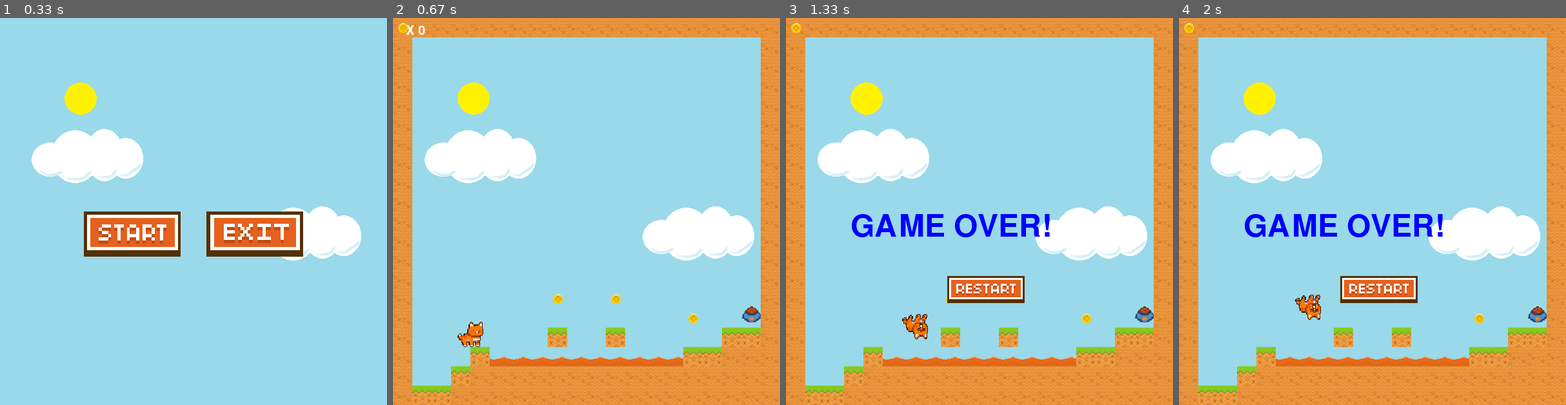
Above: before the commit, frames 1-4 (left to right).
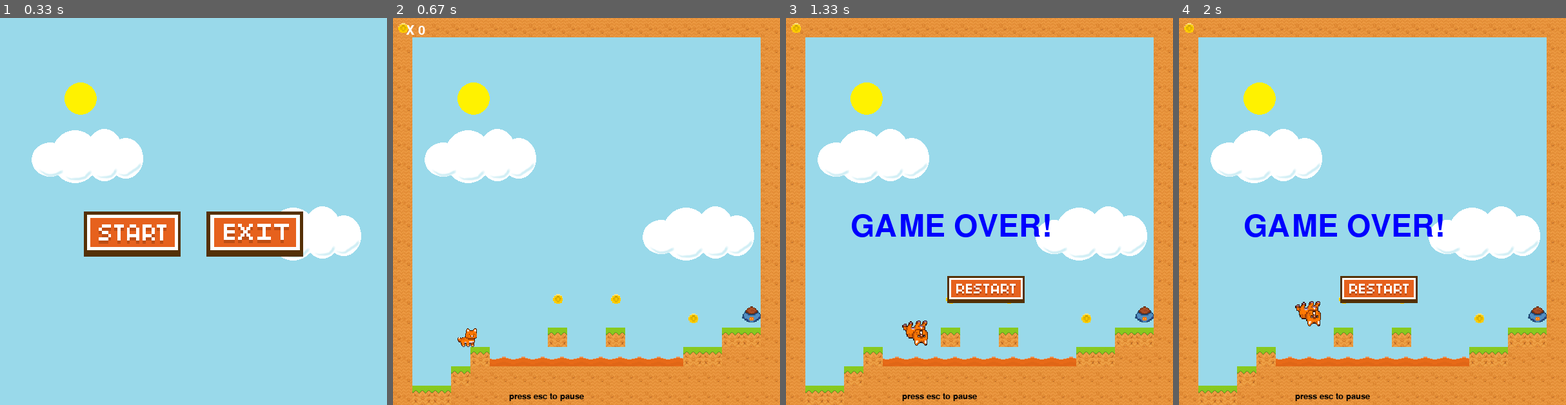
Above: after the commit, the same moments.

Repository: Veyouu/Platformer-Py-1
Game: pygame game, started from PyGame Test.py
The game is run twice, just before and just after one commit, with the same random seed, the same clock (stepped at 60 frames per second) and the same inputs.
Inputs (mouse positions are in pixels of both pictures, inside the frame that each line leads up to):
- Up to frame 1 (0.33 s): no input
- Up to frame 2 (0.67 s): click (571, 226) at 0.38 s
- Up to frame 3 (1.33 s): hold Right 0.67-1.13 s; move the mouse to (979, 234) at 0.7 s; hold Right from 1.17 s (still down); tap Space at 1.23 s
- Up to frame 4 (2 s): tap Space at 1.53 s; release Right at 1.63 s

Frame 1 is identical in both runs. In frame 2, 0.4% of the frame differs, in the area x 16-50%, y 78-99%; in frame 3, 0.5%, in the area x 30-50%, y 76-99%; in frame 4, 0.5%.

Commit message:
Bug Fixes

Diff:
--- a/PyGame Test.py
+++ b/PyGame Test.py
@@ -229,7 +229,7 @@
         self.counter = 0
         for num in range(1, 5):
             img_right = pygame.image.load(f'guy{num}.png')
-            img_right = pygame.transform.scale(img_right, (40, 40))
+            img_right = pygame.transform.scale(img_right, (30, 30))
             img_left = pygame.transform.flip(img_right, True, False)
             self.images_right.append(img_right)
             self.images_left.append(img_left)
@@ -416,7 +416,7 @@
 
         else:
             world.draw()
-
+            draw_text('press esc to pause', font_pause, 'black', 180, 580)
 
             if game_over == 0:
                 blob_group.update()
Binary file added: f.png
